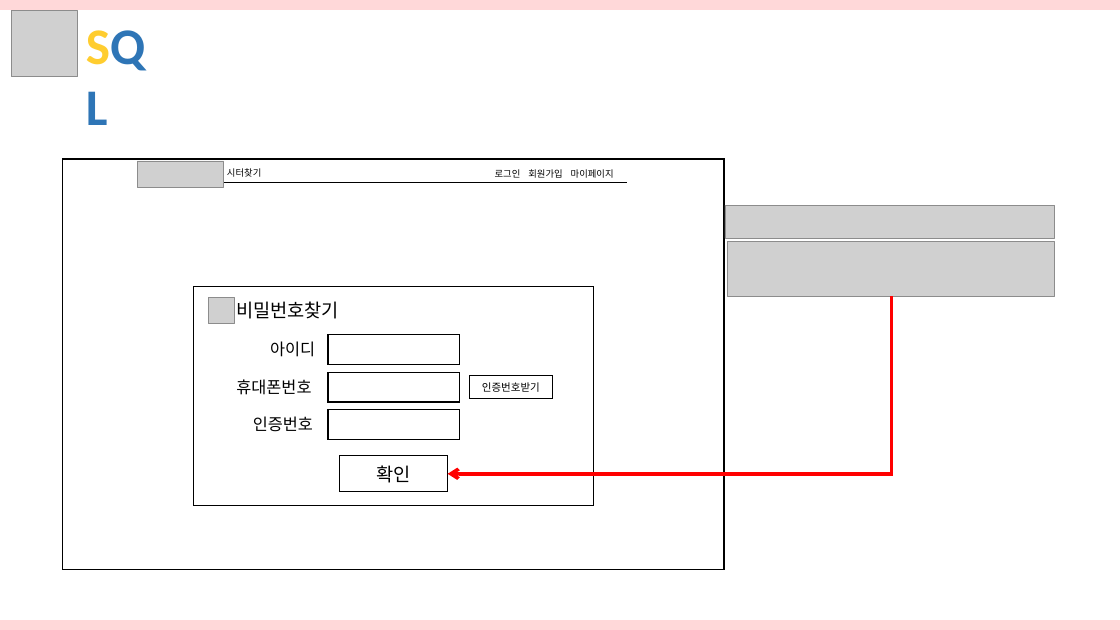
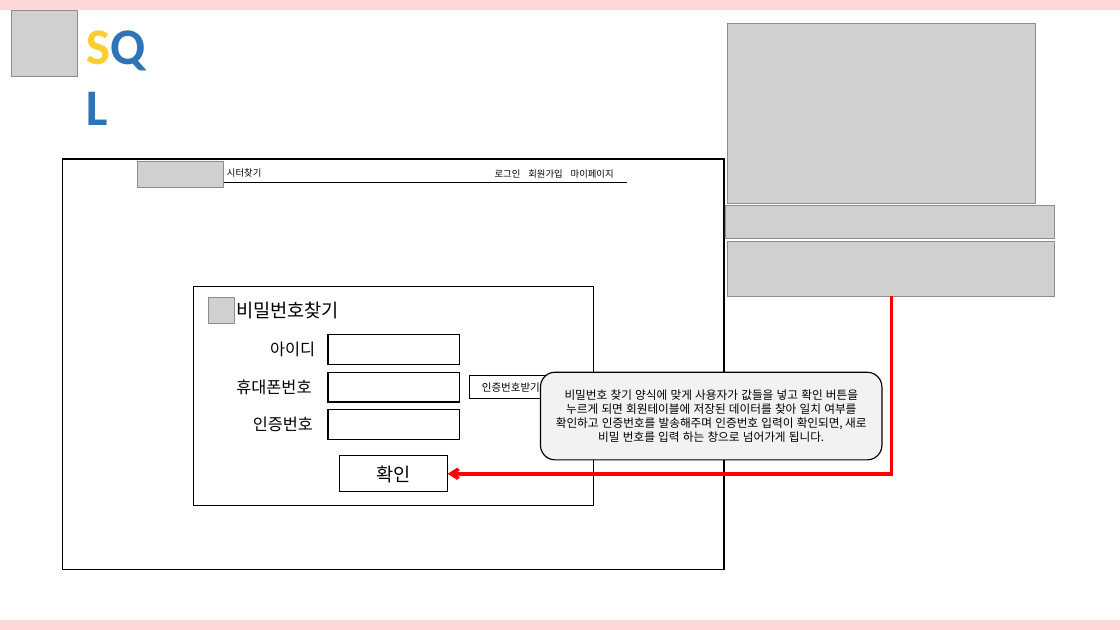
Before and after one commit to hhsw07/ezen-academy-projects, a slide deck: slide 14 of 3조 화면설계서 - SQL 통합.pptx (slide 13 before the commit). Drawn at 1120x630 pixels with LibreOffice and Linux fonts; fonts in the diff are those of the drawing; grey boxes stand for pictures. Boxes give left, top, right and bottom in pixels: in the first picture for what was removed or moved away, otherwise in the second. Text is boxed around its words. In the diff, an @@ line names an element or a change of style, - is before the commit and + after.

```diff
--- a/3조 화면설계서 - SQL 통합.pptx
+++ b/3조 화면설계서 - SQL 통합.pptx
@@ picture added at <box>728,23,1037,203</box> @@
@@ rounded rectangle added at <box>540,372,881,460</box>, fill #F2F2F2, outline #000000 1 pt, 10 pt, text #000000 @@
+비밀번호 찾기 양식에 맞게 사용자가 값들을 넣고 확인 버튼을 누르게 되면 회원테이블에 저장된 데이터를 찾아 일치 여부를 확인하고 인증번호를 발송해주며 인증번호 입력이 확인되면, 새로 비밀 번호를 입력 하는 창으로 넘어가게 됩니다.
```
Also in this commit, not shown: 30 other slides changed, 2 slides added.
